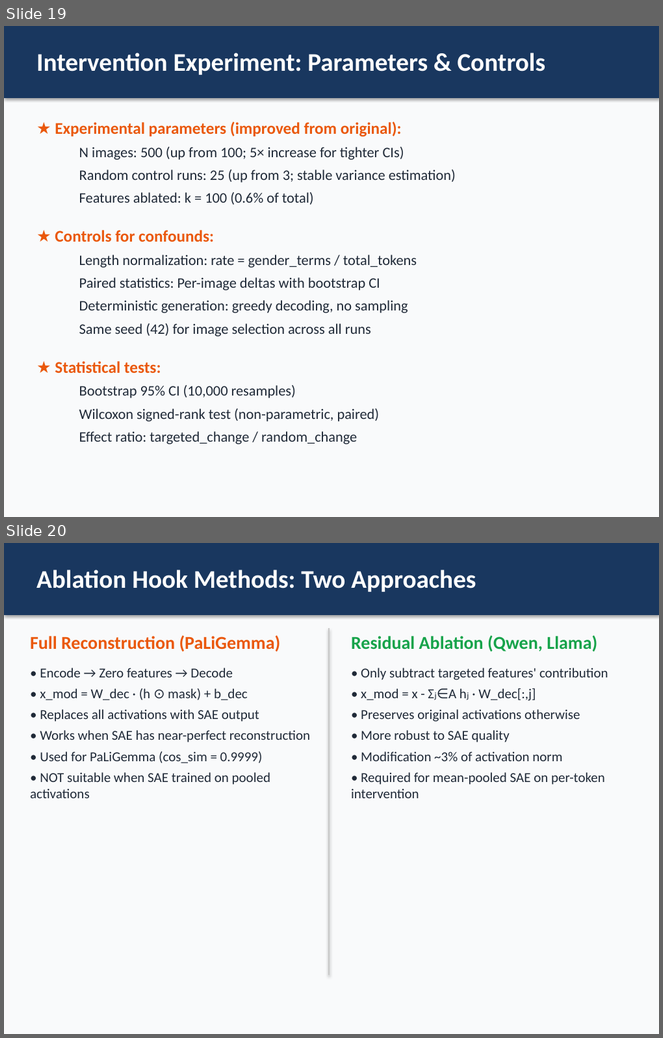
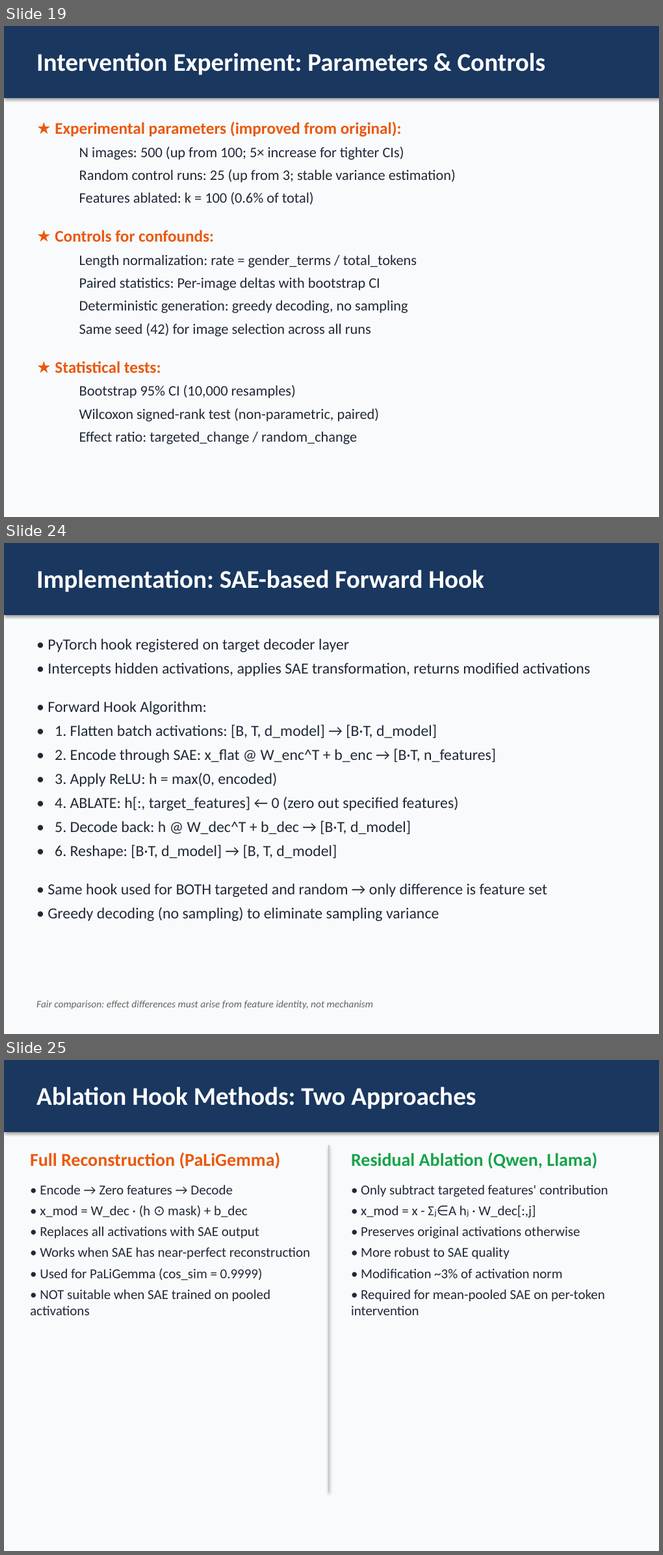
Before and after one commit to nour-mubarak/mechanistic_intrep, a slide deck: sae_captioning_project/presentation/SAE_Gender_Bias_Supervisor_Presentation.pptx. Shown one above the other, each under a label of ours: slides 19 and 20 before the commit, slides 19, 24 and 25 after it; the slides between them are not shown. The pictures are 663x1038 and 663x1555 pixels, drawn with LibreOffice and Linux fonts; fonts in the diff are those of the drawing. Boxes give left, top, right and bottom in pixels: in the first picture for what was removed or moved away, otherwise in the second. Text is boxed around its words. In the diff, an @@ line names an element or a change of style, - is before the commit and + after.

```diff
--- a/sae_captioning_project/presentation/SAE_Gender_Bias_Supervisor_Presentation.pptx
+++ b/sae_captioning_project/presentation/SAE_Gender_Bias_Supervisor_Presentation.pptx
@@ slide 24 added at (x1=4, y1=543, x2=659, y2=1034), background #F9FAFB @@
@@ rectangle added at (x1=4, y1=543, x2=659, y2=615), fill #19375F @@
@@ text added at (x1=36, y1=570, x2=484, y2=592), 28 pt, text #FFFFFF, bold @@
+Implementation: SAE-based Forward Hook
@@ text added at (x1=48, y1=639, x2=590, y2=921), 17 pt, text #1F2937 @@
+• PyTorch hook registered on target decoder layer
+• Intercepts hidden activations, applies SAE transformation, returns modified activations
+• Forward Hook Algorithm:
+• 1. Flatten batch activations: [B, T, d_model] → [B·T, d_model]
+• 2. Encode through SAE: x_flat @ W_enc^T + b_enc → [B·T, n_features]
+• 3. Apply ReLU: h = max(0, encoded)
+• 4. ABLATE: h[:, target_features] ← 0 (zero out specified features)
+• 5. Decode back: h @ W_dec^T + b_dec → [B·T, d_model]
+• 6. Reshape: [B·T, d_model] → [B, T, d_model]
+• Same hook used for BOTH targeted and random → only difference is feature set
+• Greedy decoding (no sampling) to eliminate sampling variance
@@ text added at (x1=36, y1=1001, x2=373, y2=1010), 11 pt, text #646464, italic @@
+Fair comparison: effect differences must arise from feature identity, not mechanism
@@ what was slide 20 is now slide 25 @@
```
Also in this commit, not shown: 4 other slides added, 4 other files.
